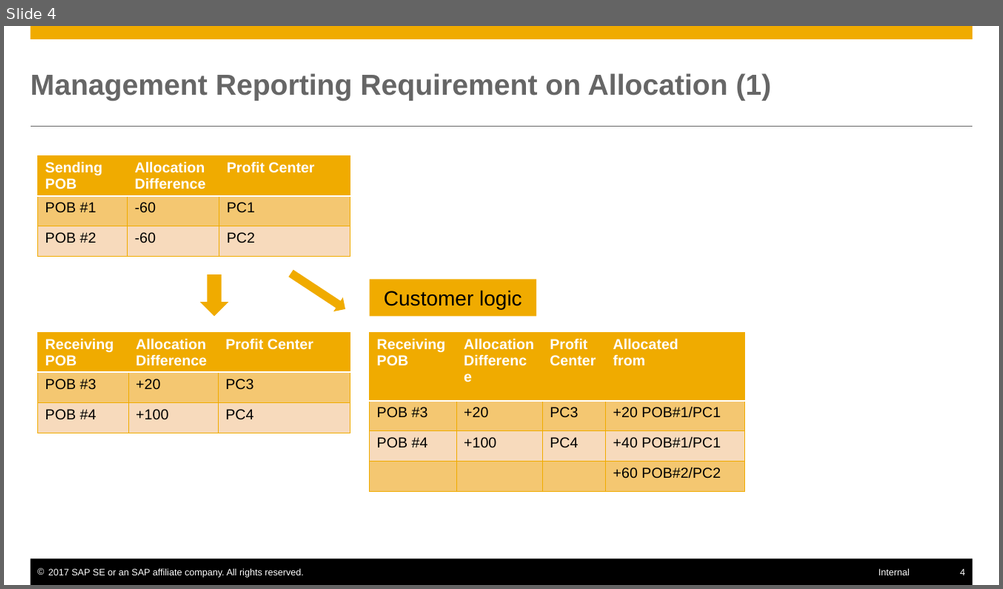
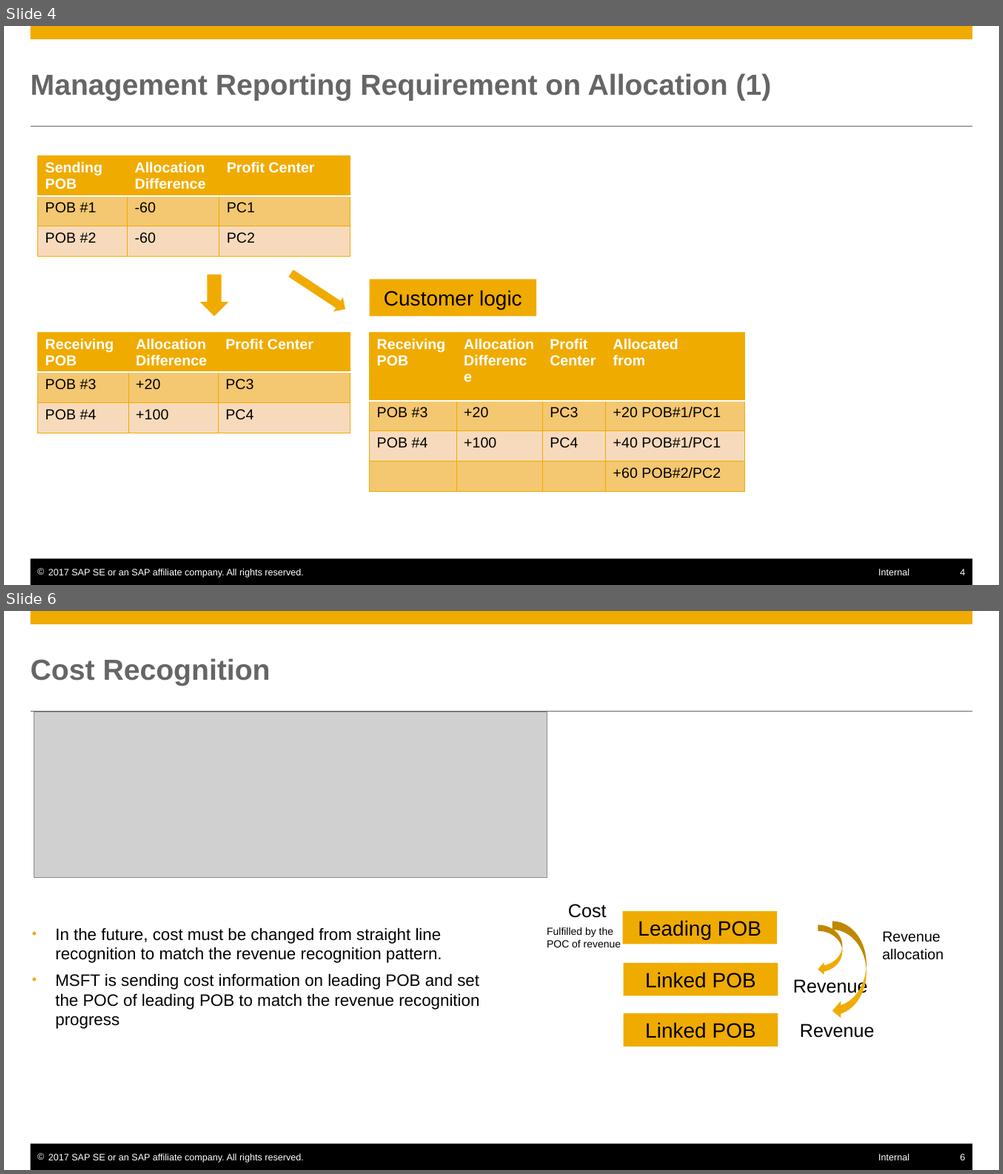
Before and after one commit to farseen1982/SAPWork, a slide deck: Slides/MSFT_Requirement.pptx. Shown one above the other, each under a label of ours: slide 4 before the commit, slides 4 and 6 after it; the slides between them are not shown. The pictures are 1003x589 and 1003x1174 pixels, drawn with LibreOffice and Linux fonts; fonts in the diff are those of the drawing; grey boxes stand for pictures. Boxes give left, top, right and bottom in pixels: in the first picture for what was removed or moved away, otherwise in the second. Text is boxed around its words. In the diff, an @@ line names an element or a change of style, - is before the commit and + after.

```diff
--- a/Slides/MSFT_Requirement.pptx
+++ b/Slides/MSFT_Requirement.pptx
@@ slide 6 added at (4,611,999,1170), background #FFFFFF; not listed: 6 template elements that a slide beside it also shows @@
@@ title added at (31,658,270,686), 28 pt, text #666666, bold @@
+Cost Recognition
@@ picture added at (34,712,546,878) @@
@@ text added at (568,904,606,918), 18 pt, text #000000 @@
+Cost
@@ rectangle added at (622,911,777,944), fill #F0AB00, 20 pt, text #000000 @@
+Leading POB
@@ curved left arrow added at (831,921,866,1019), fill #F0AB00 @@
@@ text added at (55,928,479,1029), 16 pt, text #000000 @@
+• In the future, cost must be changed from straight line recognition to match the revenue recognition pattern.
+• MSFT is sending cost information on leading POB and set the POC of leading POB to match the revenue recognition progress
@@ text added at (546,928,620,948), 10 pt, text #000000 @@
+Fulfilled by the POC of revenue
@@ curved left arrow added at (817,925,842,976), fill #F0AB00 @@
@@ text added at (882,931,943,960), 14 pt, text #000000 @@
+Revenue allocation
@@ rectangle added at (623,963,777,996), fill #F0AB00, 20 pt, text #000000 @@
+Linked POB
@@ text added at (793,978,868,997), 18 pt, text #000000 @@
+Revenue
@@ rectangle added at (623,1014,777,1046), fill #F0AB00, 20 pt, text #000000 @@
+Linked POB
@@ text added at (800,1024,874,1038), 18 pt, text #000000 @@
+Revenue
```
Also in this commit, not shown: 5 slides changed, 1 slide removed, 1 other file.
